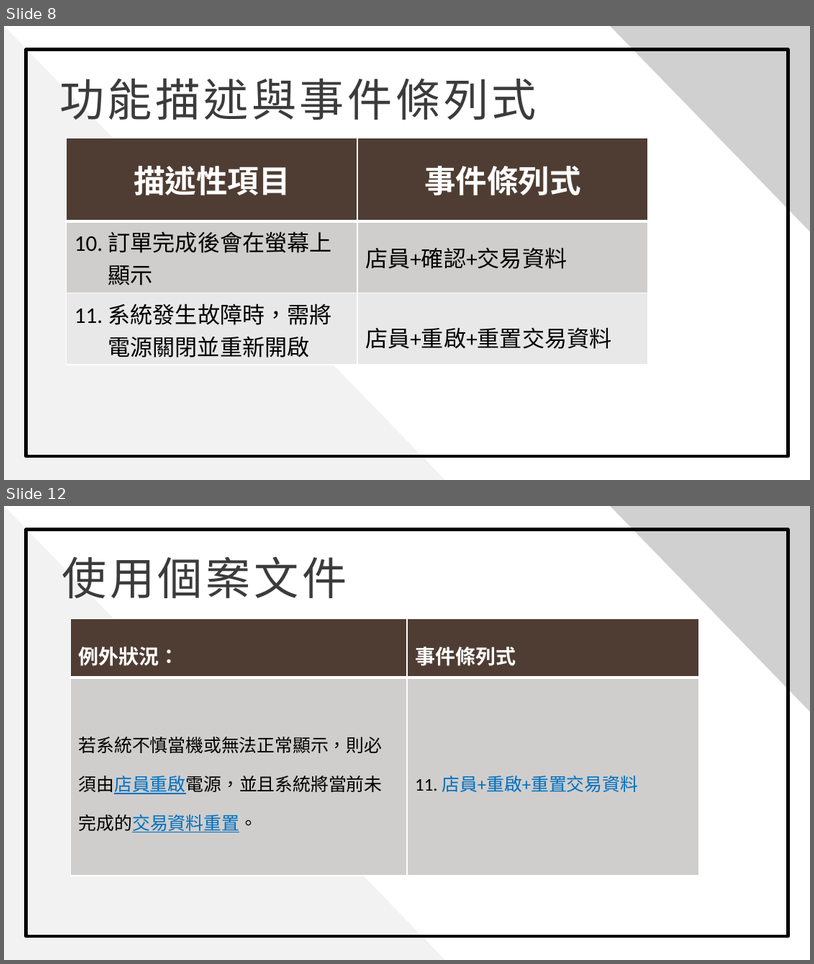
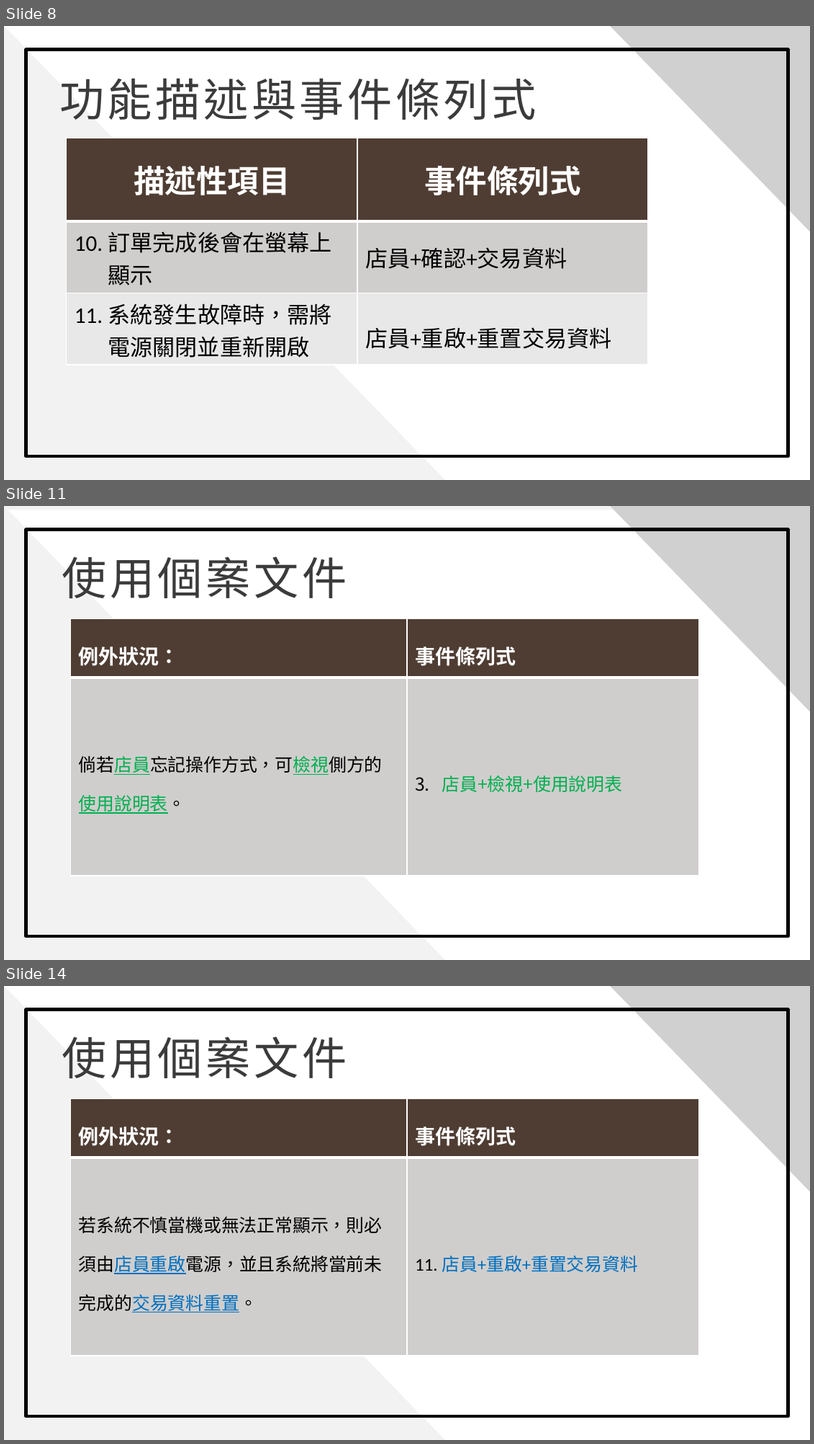
Before and after one commit to 0451030/108_SE_Team8, a slide deck: 軟體工程_期中報告.pptx. Shown one above the other, each under a label of ours: slides 8 and 12 before the commit, slides 8, 11 and 14 after it; the slides between them are not shown. The pictures are 814x964 and 814x1444 pixels, drawn with LibreOffice and Linux fonts; fonts in the diff are those of the drawing; grey boxes stand for pictures; background and template pictures are left out. Boxes give left, top, right and bottom in pixels: in the first picture for what was removed or moved away, otherwise in the second. Text is boxed around its words. In the diff, an @@ line names an element or a change of style, - is before the commit and + after.

```diff
--- a/軟體工程_期中報告.pptx
+++ b/軟體工程_期中報告.pptx
@@ slide 11 added at <box>4,506,810,960</box>, background picture (left out) @@
@@ rectangle added at <box>4,506,810,959</box>, fill #F2F2F2 @@
@@ rectangle added at <box>4,510,810,960</box>, fill #FFFFFF @@
@@ triangle added at <box>4,506,445,959</box>, fill #F2F2F2 @@
@@ picture added at <box>610,506,810,712</box> @@
@@ rectangle added at <box>26,529,789,936</box>, outline #000000 3 pt @@
@@ text added at <box>62,556,347,599</box>, 40 pt, text #3B3B3B @@
+使用個案文件
@@ table added at <box>71,619,699,876</box>, 2 rows, 2 columns @@
+例外狀況： | 事件條列式
+倘若店員忘記操作方式，可檢視側方的使用說明表。 | 3. 店員+檢視+使用說明表
@@ what was slide 12 is now slide 14 @@
```
Also in this commit, not shown: 10 slides changed, 2 other slides added.
